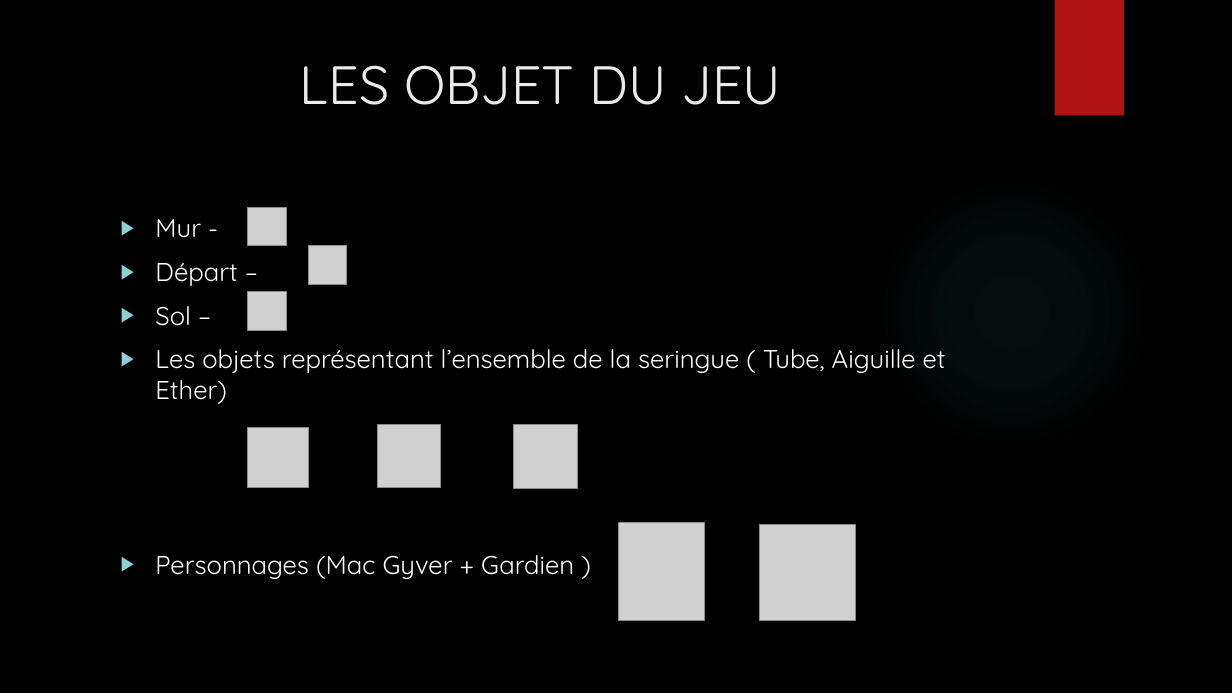
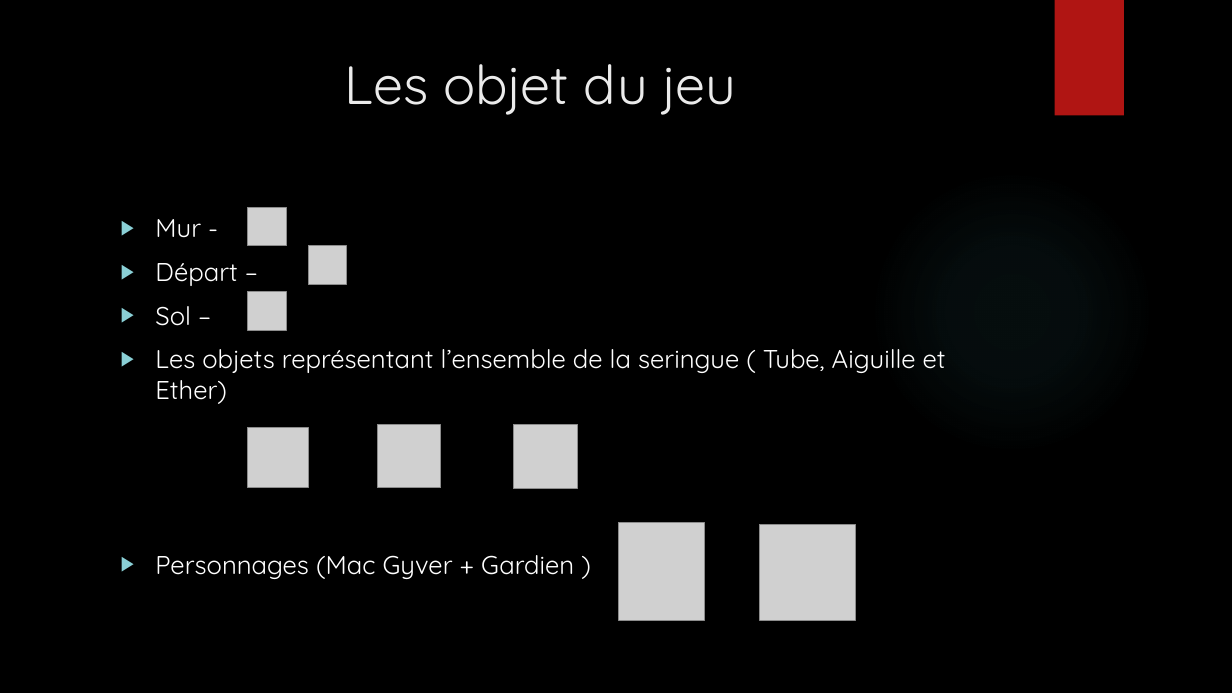
Before and after one commit to stan-dimitrov/Aidez-MacGyver-a-s-echapper, a slide deck: slide 4 of Aidez à Mac Gyver à s’échapper!!!.pptx. Drawn at 1232x693 pixels with LibreOffice and Linux fonts; fonts in the diff are those of the drawing; grey boxes stand for pictures; background and template pictures are left out. Boxes give left, top, right and bottom in pixels: in the first picture for what was removed or moved away, otherwise in the second. Text is boxed around its words. In the diff, an @@ line names an element or a change of style, - is before the commit and + after.

```diff
--- a/Aidez à Mac Gyver à s’échapper!!!.pptx
+++ b/Aidez à Mac Gyver à s’échapper!!!.pptx
@@ title at bbox=[345, 64, 736, 115]: text changed @@
-LES OBJET DU JEU
+Les objet du jeu
```
Also in this commit, not shown: 3 other slides changed.
